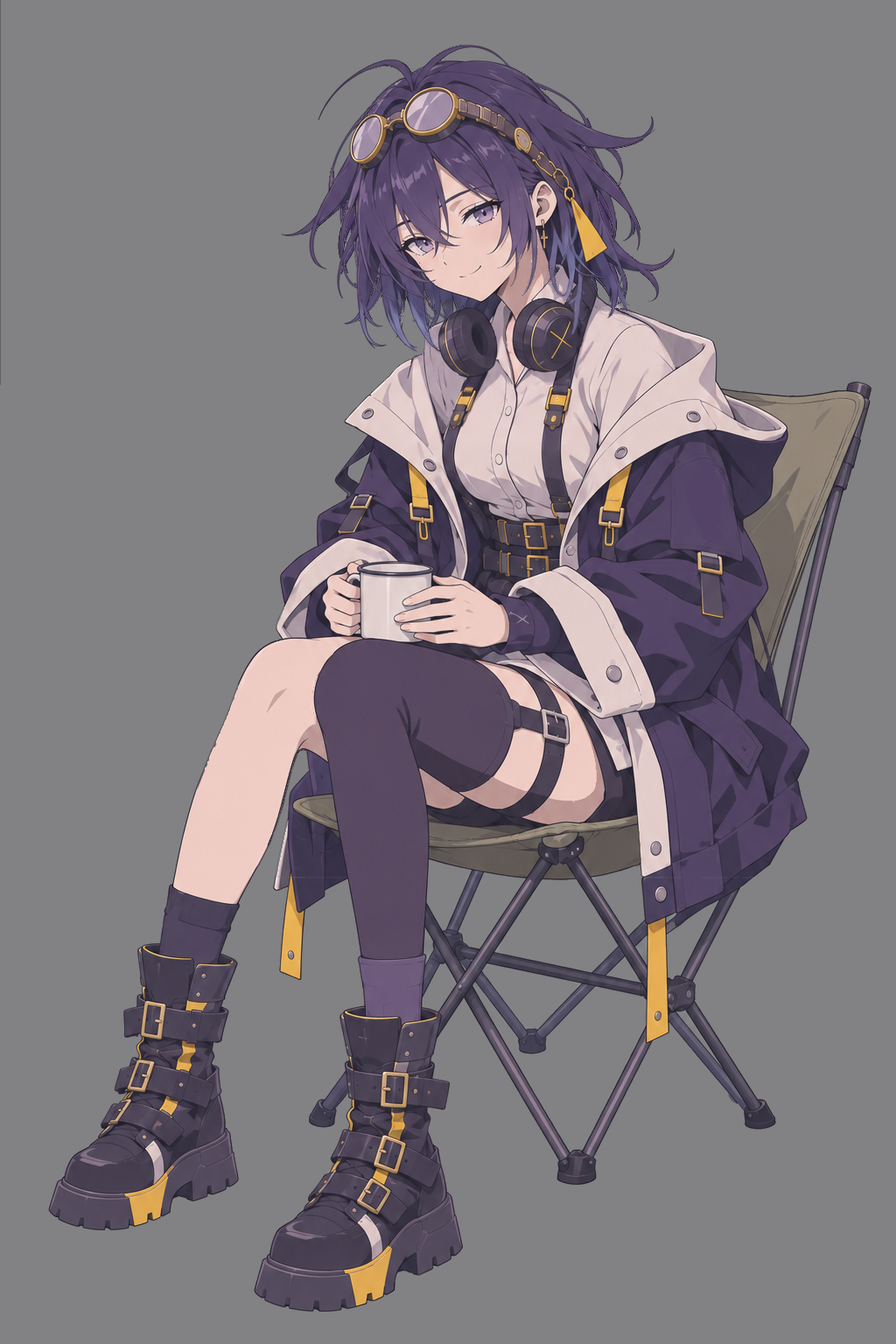
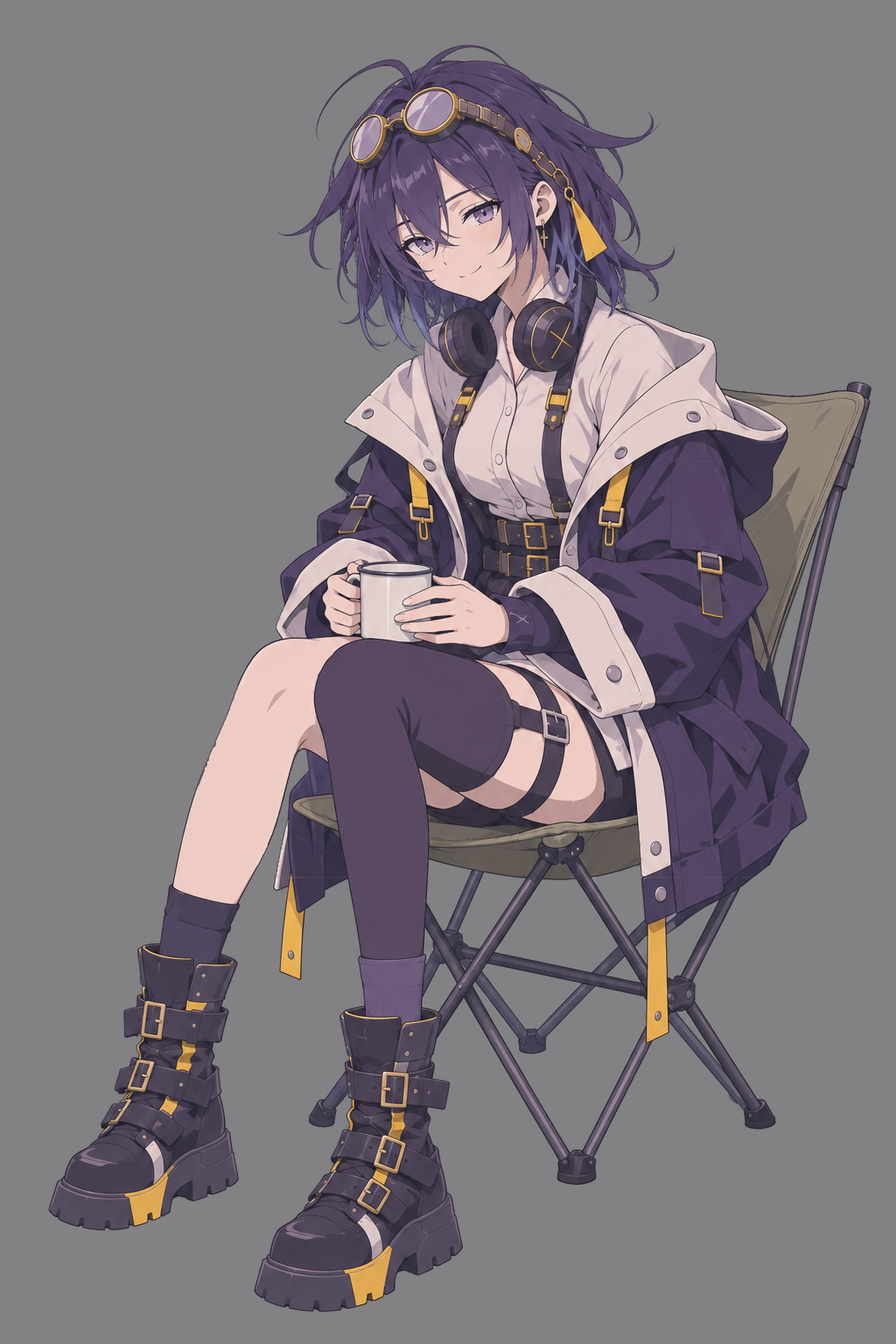
Comparing the layer stacks of the two (896, 1344) images. Changes:
painted on "goggles" over [360, 104, 371, 117]
painted on "ahoge" over [333, 44, 510, 102]
painted on "side_hair" over [277, 44, 675, 356]
painted on "body" over [202, 263, 810, 878]
painted on "back_hair" over [300, 44, 665, 346]
painted on "base" over [0, 0, 872, 1313]
